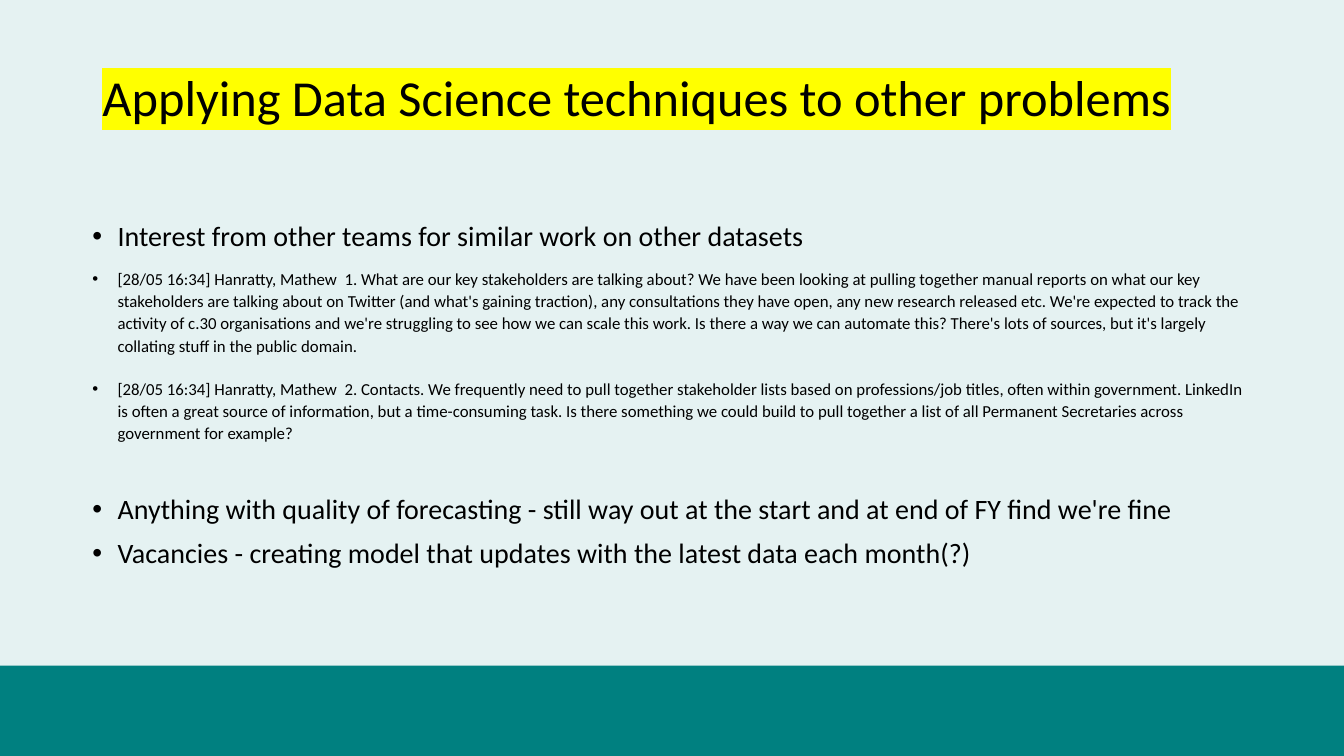
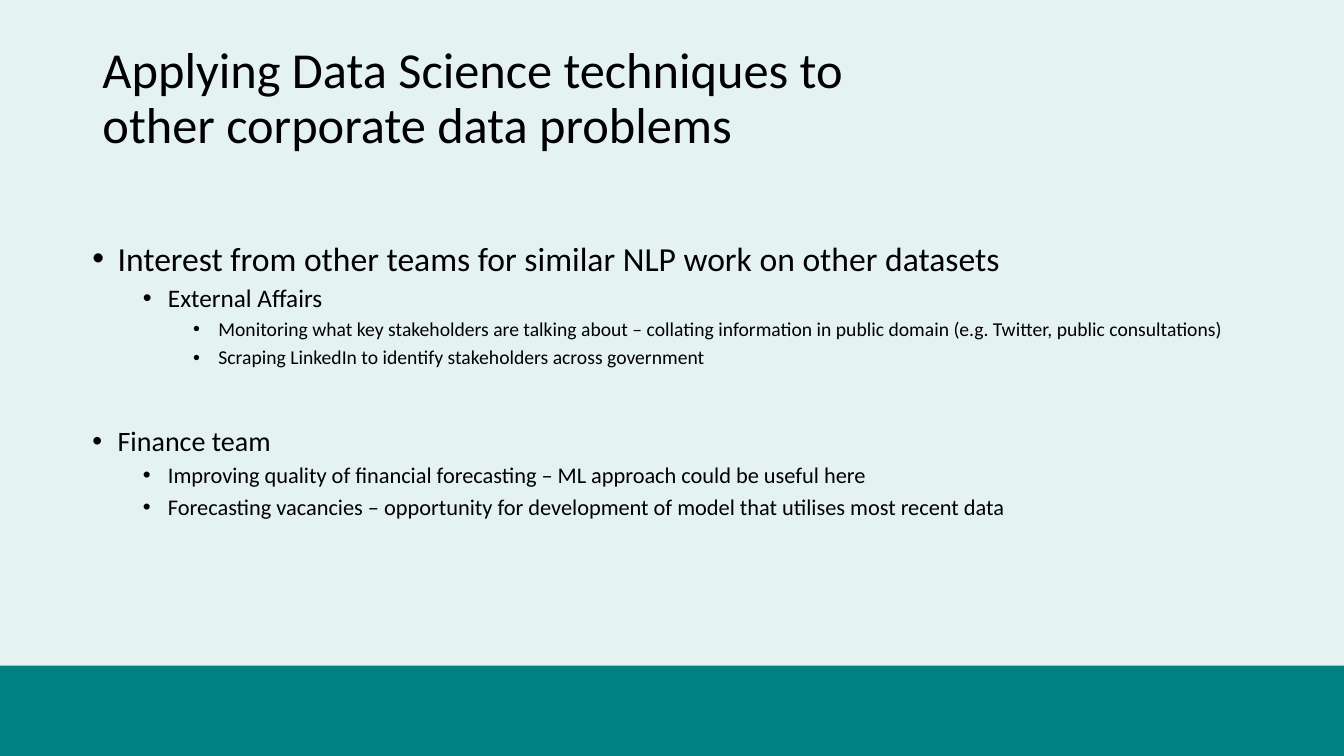
Before and after one commit to datasciencecampus/uk-parliament-stats, a slide deck: slide 12 of user-engagement/fpp-presentation.pptx (slide 10 before the commit). Drawn at 1344x756 pixels with LibreOffice and Linux fonts; fonts in the diff are those of the drawing; background and template pictures are left out. Boxes give left, top, right and bottom in pixels: in the first picture for what was removed or moved away, otherwise in the second. Text is boxed around its words. In the diff, an @@ line names an element or a change of style, - is before the commit and + after.

```diff
--- a/user-engagement/fpp-presentation.pptx
+++ b/user-engagement/fpp-presentation.pptx
@@ title at [102,53,843,151]: text changed @@
-Applying Data Science techniques to other problems
+Applying Data Science techniques to
+other corporate data problems
@@ text at [118,247,1221,519]: text changed; size 12 to 14 pt @@
-• Interest from other teams for similar work on other datasets
-• [28/05 16:34] Hanratty, Mathew 1. What are our key stakeholders are talking about? We have been looking at pulling together manual reports on what our key stakeholders are talking about on Twitter (and what's gaining traction), any consultations they have open, any new research released etc. We're expected to track the activity of c.30 organisations and we're struggling to see how we can scale this work. Is there a way we can automate this? There's lots of sources, but it's largely collating stuff in the public domain.
-• [28/05 16:34] Hanratty, Mathew 2. Contacts. We frequently need to pull together stakeholder lists based on professions/job titles, often within government. LinkedIn is often a great source of information, but a time-consuming task. Is there something we could build to pull together a list of all Permanent Secretaries across government for example?
-• Anything with quality of forecasting - still way out at the start and at end of FY find we're fine
-• Vacancies - creating model that updates with the latest data each month(?)
+• Interest from other teams for similar NLP work on other datasets
+  • External Affairs
+    • Monitoring what key stakeholders are talking about – collating information in public domain (e.g. Twitter, public consultations)
+    • Scraping LinkedIn to identify stakeholders across government
+• Finance team
+  • Improving quality of financial forecasting – ML approach could be useful here
+  • Forecasting vacancies – opportunity for development of model that utilises most recent data
```
Also in this commit, not shown: 5 other slides changed, 5 slides added, 3 slides removed, 2 other files.
